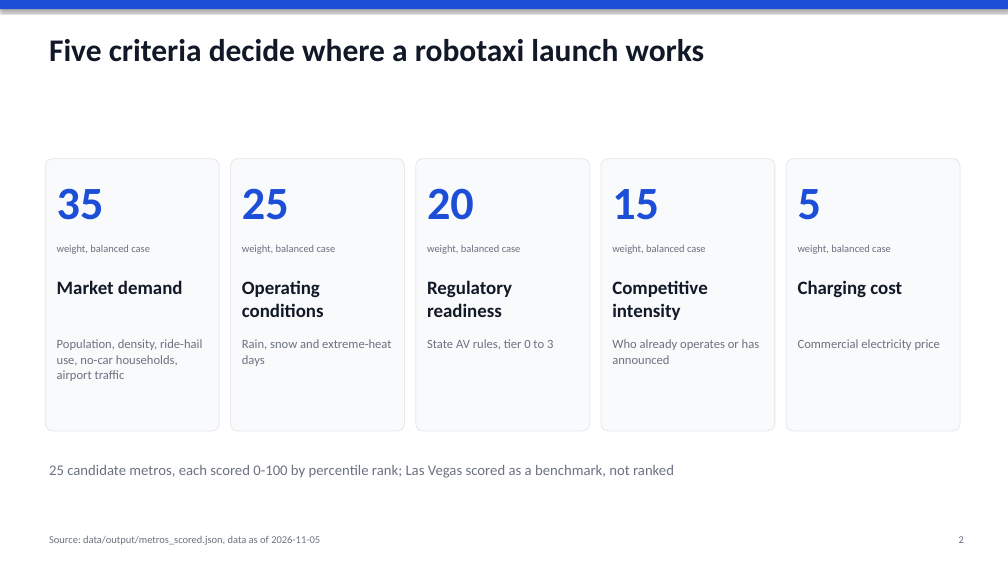
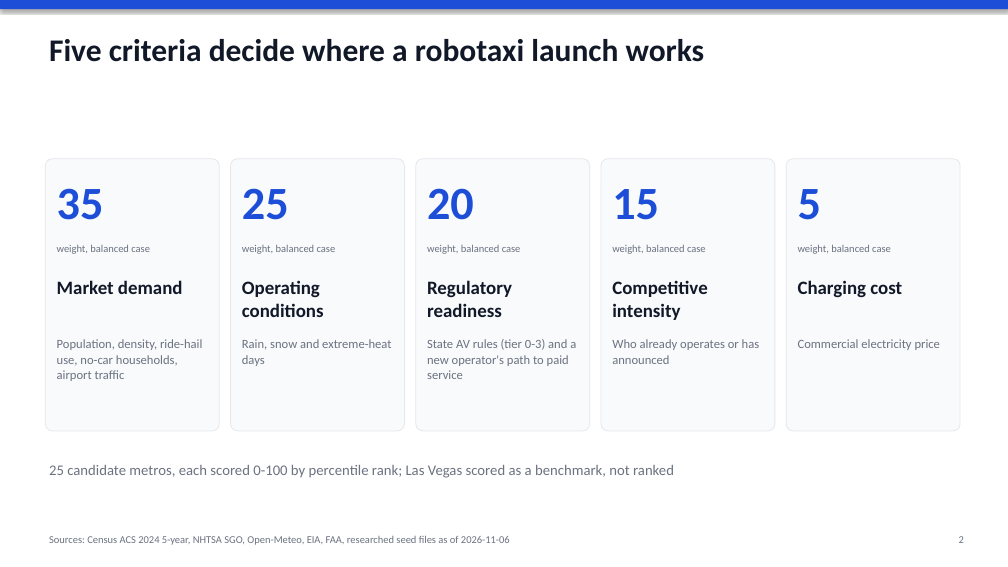
Before and after one commit to jmayank574/av-expansion-strategy, a slide deck: slide 2 of reports/deck.pptx. Drawn at 1008x567 pixels with LibreOffice and Linux fonts; fonts in the diff are those of the drawing. Boxes give left, top, right and bottom in pixels: in the first picture for what was removed or moved away, otherwise in the second. Text is boxed around its words. In the diff, an @@ line names an element or a change of style, - is before the commit and + after.

```diff
--- a/reports/deck.pptx
+++ b/reports/deck.pptx
@@ text at (427,339,576,379): text changed @@
-State AV rules, tier 0 to 3
+State AV rules (tier 0-3) and a new operator's path to paid service
@@ text at (49,536,510,545): text changed @@
-Source: data/output/metros_scored.json, data as of 2026-11-05
+Sources: Census ACS 2024 5-year, NHTSA SGO, Open-Meteo, EIA, FAA, researched seed files as of 2026-11-06
```
Also in this commit, not shown: 5 other slides changed, 1 slide added, 1 slide removed, 37 other files.
